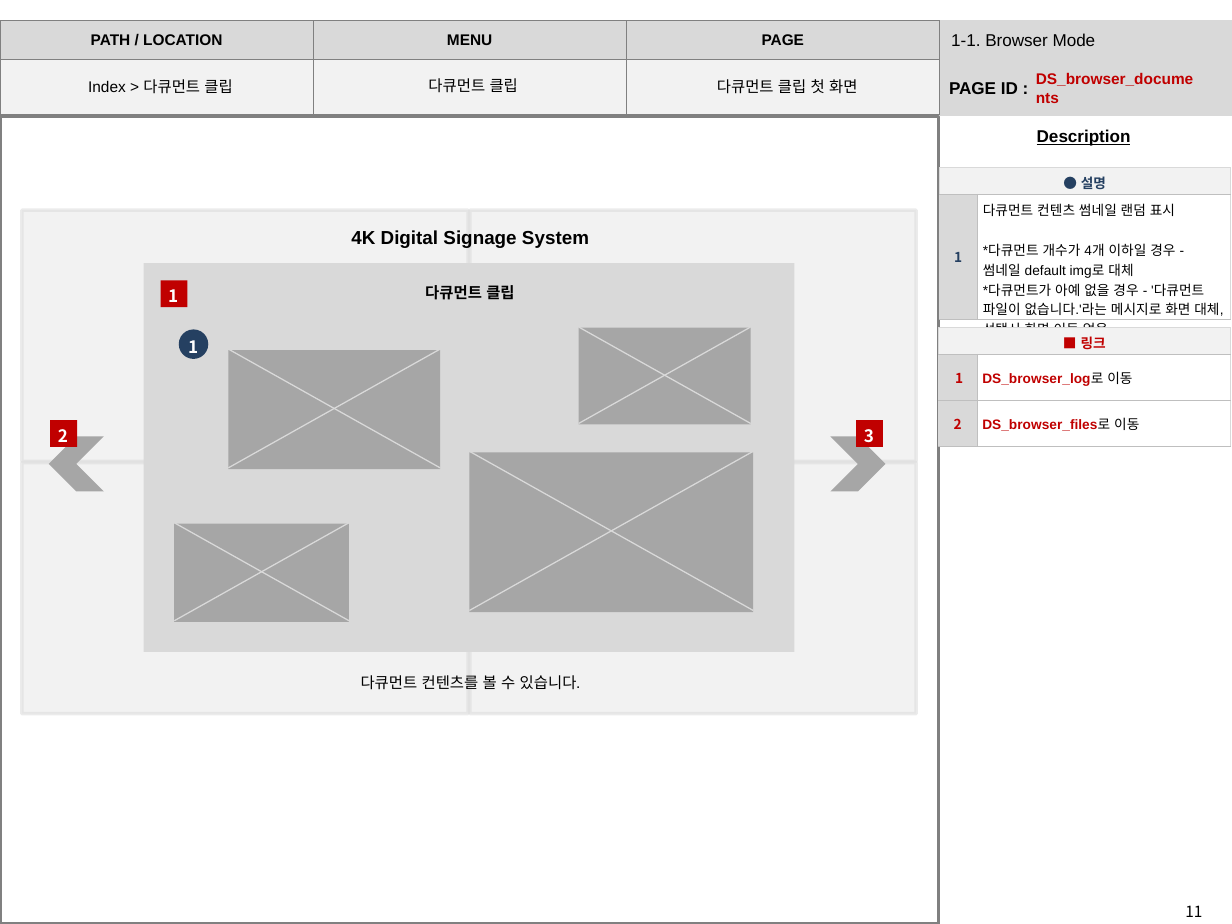
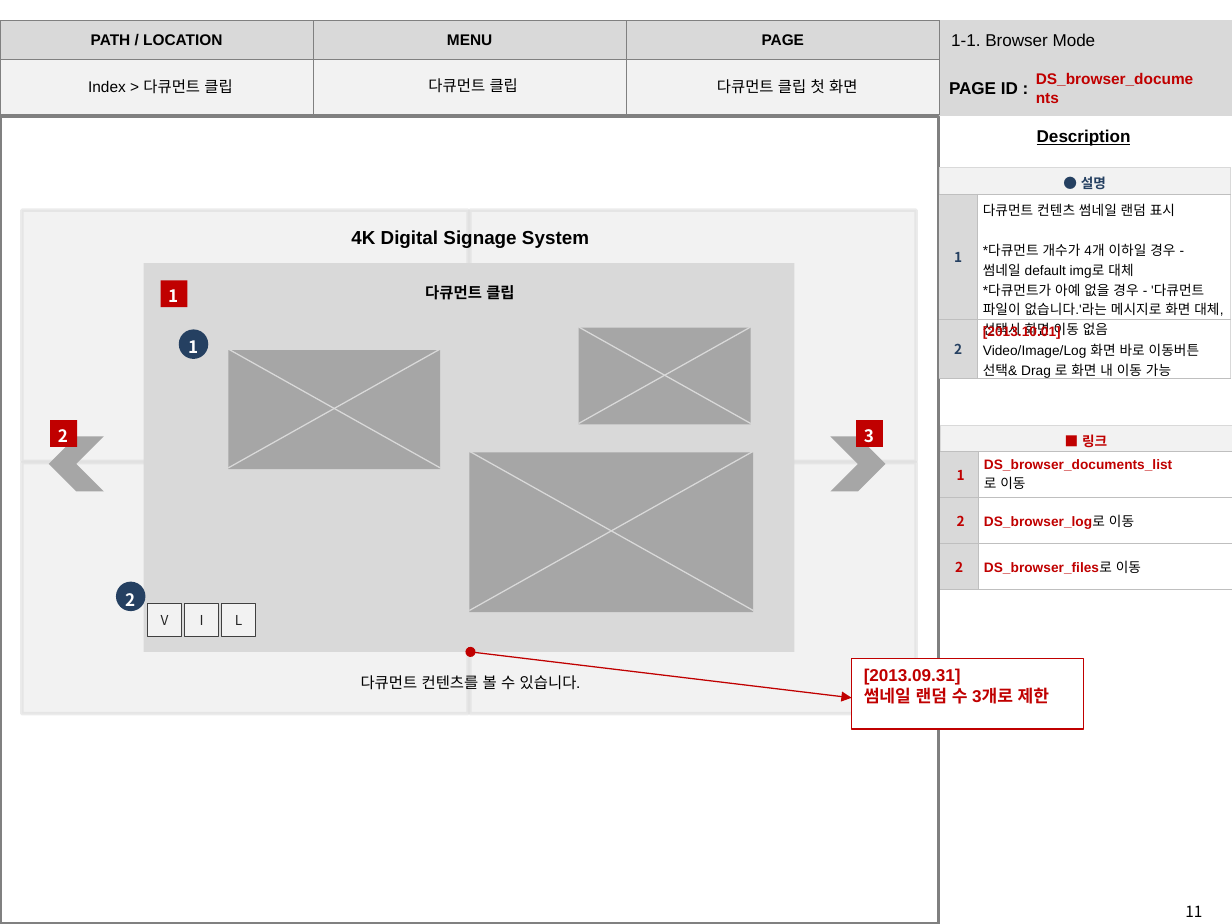
Before and after one commit to thinistyle/4KDS, a slide deck: slide 11 of SB_4KDS2차_client_v2.0.0_130902.pptx. Drawn at 1232x924 pixels with LibreOffice and Linux fonts; fonts in the diff are those of the drawing. Boxes give left, top, right and bottom in pixels: in the first picture for what was removed or moved away, otherwise in the second. Text is boxed around its words. In the diff, an @@ line names an element or a change of style, - is before the commit and + after.

Commit message:
ETRI 피드백 적용
Browser <-> Schedule 전환 메뉴 메인 노출
썸네일 이미지 무조건 랜덤3개
Remote Project / Local Project Load

```diff
--- a/SB_4KDS2차_client_v2.0.0_130902.pptx
+++ b/SB_4KDS2차_client_v2.0.0_130902.pptx
@@ table at (939,168,1230,383) @@
+row 3: 2 | [2013.10.01] / Video/Image/Log 화면 바로 이동버튼 / 선택& Drag 로 화면 내 이동 가능
@@ table at (940,425,1232,590) @@
-row 2: 1 | DS_browser_log로 이동
+row 2: 1 | DS_browser_documents_list / 로 이동
+row 3: 2 | DS_browser_log로 이동
@@ table: place and size @@
-table at (939,328,1231,446)
+table at (940,425,1232,590)
@@ rectangle removed at (174,524,349,622) @@
@@ line removed from (174, 621) to (349, 524) @@
@@ line removed from (175, 524) to (349, 621) @@
@@ ellipse added at (116,582,145,611), fill #254061 @@
@@ text added at (125,593,135,611), 10 pt, text #FFFFFF, bold @@
+2
@@ rectangle added at (148,602,182,637), fill #F2F2F2, outline #404040 0.25 pt, 8 pt, text #262626 @@
+V
@@ rectangle added at (185,602,219,637), fill #F2F2F2, outline #404040 0.25 pt, 8 pt, text #262626 @@
+I
@@ rectangle added at (222,602,256,637), fill #F2F2F2, outline #404040 0.25 pt, 8 pt, text #262626 @@
+L
@@ double arrow added from (471, 652) to (851, 697), #C00000 0.75 pt @@
@@ rectangle added at (851,658,1083,728), fill #FFFFFF, outline #C00000 1 pt, 10 pt, text #C00000, bold @@
+[2013.09.31]
+썸네일 랜덤 수 3개로 제한
```
Also in this commit, not shown: 8 other slides changed.
